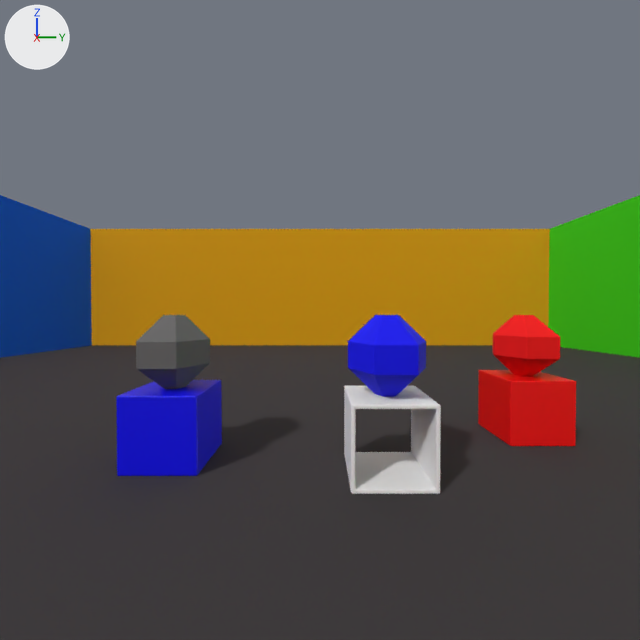
One commit to the Blender file simple-scene-gen.blend: the scene before it, then after it.
The view is the same before and after, from the file's camera 'Camera'. The axes (+X, +Y, +Z) are drawn at upper left. The lights are the same throughout.

Script lines for the objects in view, before the commit:
```python
ob_cube_001 = bpy.data.objects.new('Cube.001', me_cube_000)
ob_cube_001.parent = ob_center
ob_cube_001.location = (0.313, -0.404, 0.0)
ob_cube_001.scale = (0.1, 0.1, 0.1)
ob_cube_002 = bpy.data.objects.new('Cube.002', me_cube_001)
ob_cube_002.parent = ob_center
ob_cube_002.location = (0.133, 0.679, 0.0)
ob_cube_002.scale = (0.1, 0.1, 0.1)
ob_cubehollow_001 = bpy.data.objects.new('CubeHollow.001', me_cube_005)
ob_cubehollow_001.parent = ob_center
ob_cubehollow_001.location = (0.392, 0.169, 0.0)
ob_cubehollow_001.scale = (0.1, 0.1, 0.1)
ob_diamond_001 = bpy.data.objects.new('Diamond.001', me_circle_000)
ob_diamond_001.parent = ob_center
ob_diamond_001.location = (0.313, -0.404, 0.2)
ob_diamond_001.scale = (0.1, 0.1, 0.1)
ob_diamond_002 = bpy.data.objects.new('Diamond.002', me_circle_002)
ob_diamond_002.parent = ob_center
ob_diamond_002.location = (0.133, 0.679, 0.2)
ob_diamond_002.scale = (0.1, 0.1, 0.1)
ob_diamond_003 = bpy.data.objects.new('Diamond.003', me_circle_003)
ob_diamond_003.parent = ob_center
ob_diamond_003.location = (0.392, 0.169, 0.2)
ob_diamond_003.scale = (0.1, 0.1, 0.1)
ob_floor = bpy.data.objects.new('Floor', me_plane)
ob_floor.location = (0.0, 0.0, 0.0)
```
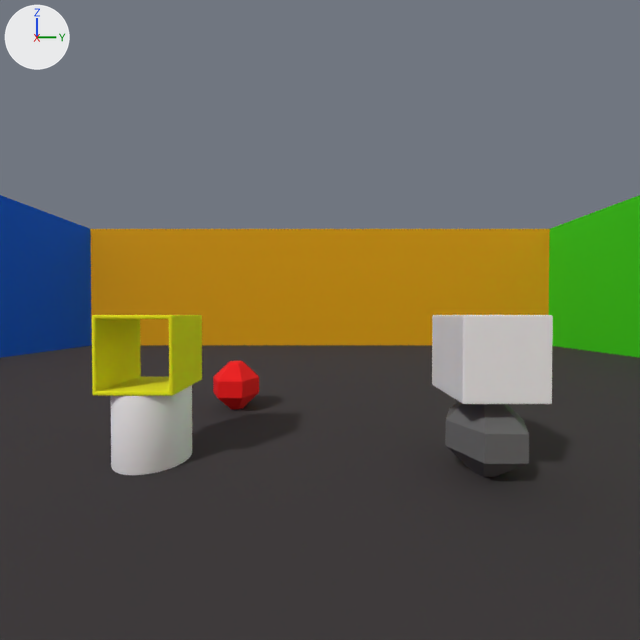
Boxes (x1, y1, x2, y2) around the edits, measured in the pictures (640 x 640 px):
```json
{"object": "Cube.001", "change": "recoloured, moved", "before": [116, 380, 222, 476], "after": [432, 315, 553, 404]}
{"object": "CubeHollow.001", "change": "recoloured, moved", "before": [344, 386, 441, 494], "after": [92, 315, 202, 396]}
{"object": "Diamond.001", "change": "moved", "before": [136, 315, 210, 389], "after": [445, 402, 529, 477]}
{"object": "Cube.002", "change": "deleted", "before": [478, 370, 576, 446]}
{"object": "Cylinder.001", "change": "added", "after": [110, 385, 192, 476]}
{"object": "Diamond.002", "change": "moved", "before": [492, 315, 560, 376], "after": [213, 361, 259, 409]}
{"object": "Diamond.003", "change": "deleted", "before": [348, 315, 426, 397], "on screen": "blue"}
```

Edits to the scene script, one JSON object a line:
```json
{"op": "add", "block": "mat_m_cubehollow_009", "code": ["mat_m_cubehollow_009 = principled_material('M_CubeHollow.009')", "mat_m_cubehollow_009.base_color = (1.0, 1.0, 0.0)  # yellow #ffff00", "mat_m_cubehollow_009.roughness = 0.867"]}
{"op": "add", "block": "mat_m_cube_008", "code": ["mat_m_cube_008 = principled_material('M_Cube.008')", "mat_m_cube_008.base_color = (1.0, 1.0, 1.0)  # white #ffffff"]}
{"op": "add", "block": "mat_m_cylinder_002", "code": ["mat_m_cylinder_002 = principled_material('M_Cylinder.002')", "mat_m_cylinder_002.base_color = (1.0, 1.0, 1.0)  # white #ffffff", "mat_m_cylinder_002.roughness = 0.85"]}
{"block": "me_cube_000", "where": "me_cube_000.from_pydata(...)  # 8 vertices, 6 faces; spans x -1.0..1.0, y -1.0..1.0, z 0.0..2.0"}
{"op": "remove", "block": "me_cube_000", "code": "me_cube_000.materials.append(mat_m_cube_003)  # blue #0000ff"}
{"op": "add", "block": "me_cube_000", "code": "me_cube_000.materials.append(mat_m_cube_008)  # white #ffffff"}
{"block": "me_cube_005", "where": "me_cube_005.from_pydata(...)  # 16 vertices, 16 faces; spans x -1.0..1.0, y -1.0..1.0, z 0.0..2.0"}
{"op": "remove", "block": "me_cube_005", "code": "me_cube_005.materials.append(mat_m_cubehollow_004)  # white #ffffff"}
{"op": "add", "block": "me_cube_005", "code": "me_cube_005.materials.append(mat_m_cubehollow_009)  # yellow #ffff00"}
{"op": "add", "block": "me_cylinder_002", "code": ["me_cylinder_002 = bpy.data.meshes.new('Cylinder.002')", "me_cylinder_002.from_pydata(...)  # a 32-sided cylinder along z spanning x -1.0..1.0, y -1.0..1.0, z 0.0..2.0", "me_cylinder_002.polygons.foreach_set('use_smooth', [True] * 34)", "me_cylinder_002.materials.append(mat_m_cylinder_002)  # white #ffffff"]}
{"op": "set", "path": "ob_cube_001.location", "old": "(0.313, -0.404, 0.0)", "new": "(0.389, 0.419, 0.2)"}
{"op": "set", "path": "ob_diamond_001.location", "old": "(0.313, -0.404, 0.2)", "new": "(0.389, 0.419, 0.0)"}
{"op": "remove", "block": "ob_cube_002", "code": ["ob_cube_002 = bpy.data.objects.new('Cube.002', me_cube_001)", "ob_cube_002.parent = ob_center", "ob_cube_002.location = (0.133, 0.679, 0.0)", "ob_cube_002.scale = (0.1, 0.1, 0.1)", "_m = ob_cube_002.modifiers.new('Bevel', 'BEVEL')", "_m.width = 0.03", "_m.width_pct = 0.03", "_m.segments = 2"]}
{"op": "set", "path": "ob_diamond_002.location", "old": "(0.133, 0.679, 0.2)", "new": "(-0.176, -0.361, 0.0)"}
{"op": "set", "path": "ob_cubehollow_001.location", "old": "(0.392, 0.169, 0.0)", "new": "(0.311, -0.464, 0.2)"}
{"op": "remove", "block": "ob_diamond_003", "code": ["ob_diamond_003 = bpy.data.objects.new('Diamond.003', me_circle_003)", "ob_diamond_003.parent = ob_center", "ob_diamond_003.location = (0.392, 0.169, 0.2)", "ob_diamond_003.scale = (0.1, 0.1, 0.1)"]}
{"op": "add", "block": "ob_cylinder_001", "code": ["ob_cylinder_001 = bpy.data.objects.new('Cylinder.001', me_cylinder_002)", "ob_cylinder_001.parent = ob_center", "ob_cylinder_001.location = (0.311, -0.464, 0.0)", "ob_cylinder_001.scale = (0.1, 0.1, 0.1)", "_m = ob_cylinder_001.modifiers.new('Bevel', 'BEVEL')", "_m.width = 0.03", "_m.width_pct = 0.03", "_m.segments = 2"]}
```
